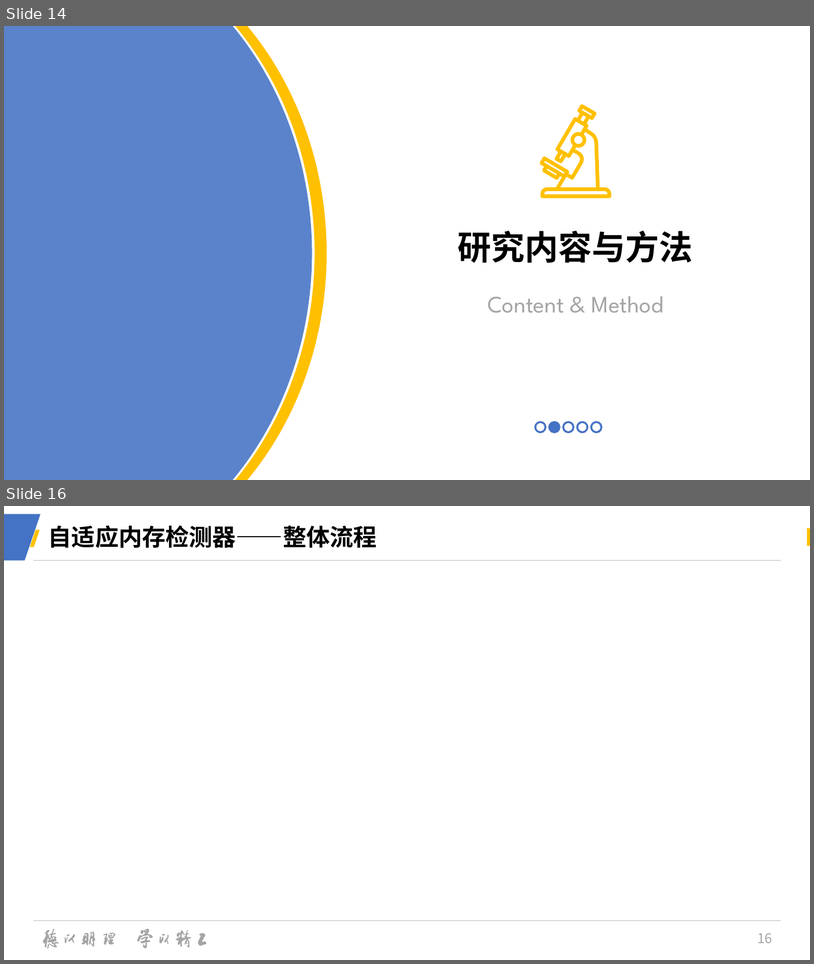
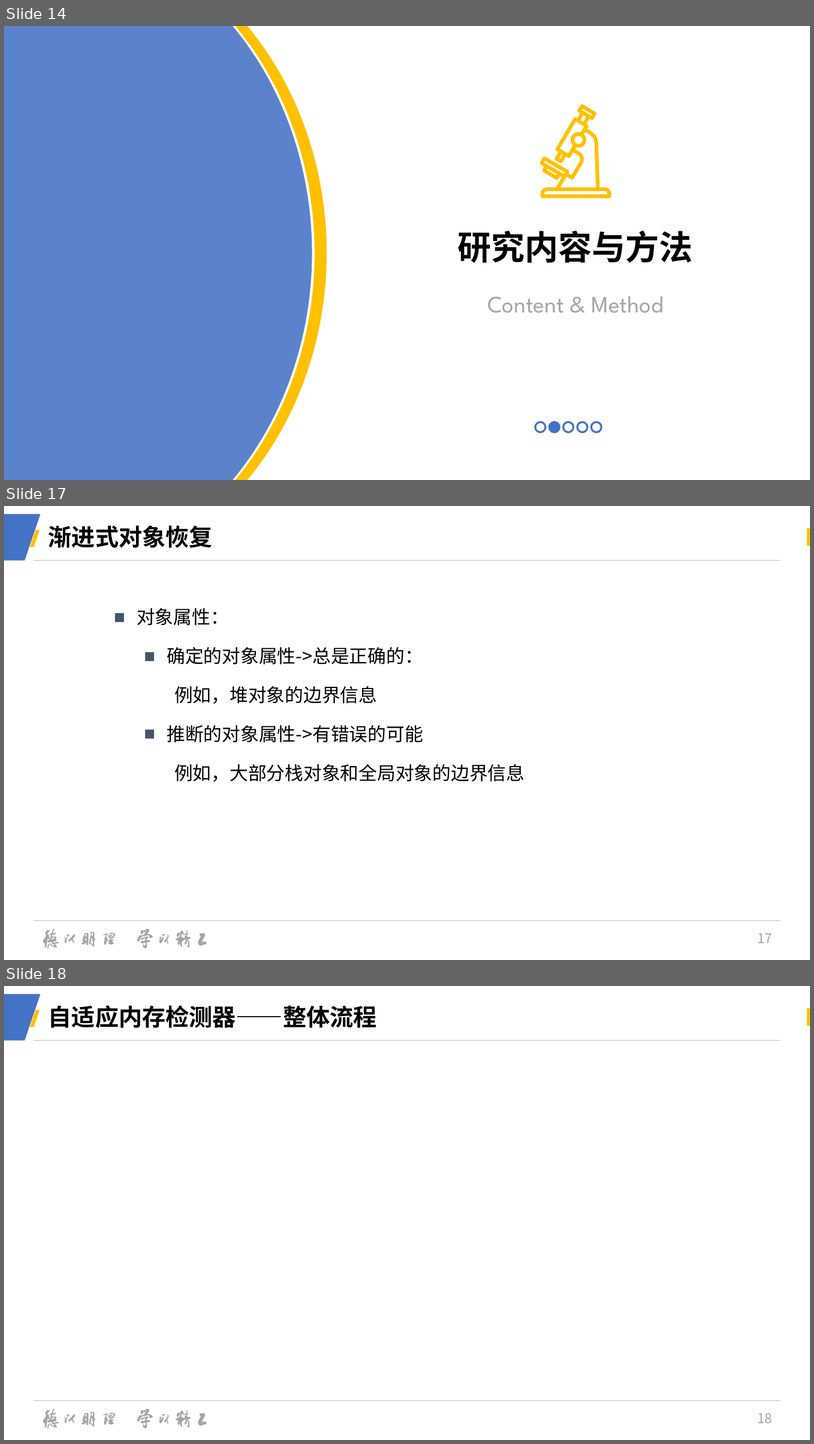
Before and after one commit to CaptainRhett/MTSan, a slide deck: MTSan_ywh.pptx. Shown one above the other, each under a label of ours: slides 14 and 16 before the commit, slides 14, 17 and 18 after it; the slides between them are not shown. The pictures are 814x964 and 814x1444 pixels, drawn with LibreOffice and Linux fonts; fonts in the diff are those of the drawing; background and template pictures are left out. Boxes give left, top, right and bottom in pixels: in the first picture for what was removed or moved away, otherwise in the second. Text is boxed around its words. In the diff, an @@ line names an element or a change of style, - is before the commit and + after.

```diff
--- a/MTSan_ywh.pptx
+++ b/MTSan_ywh.pptx
@@ slide 17 added at [4,506,810,960], background #FFFFFF; not listed: 22 template elements that a slide beside it also shows @@
@@ title added at [48,525,213,548], 28 pt, text #000000, bold @@
+渐进式对象恢复
@@ text added at [137,608,525,781], 22 pt, text #000000 @@
+■ 对象属性：
+  ■ 确定的对象属性->总是正确的：
+    例如，堆对象的边界信息
+  ■ 推断的对象属性->有错误的可能
+    例如，大部分栈对象和全局对象的边界信息
@@ what was slide 16 is now slide 18 @@
@@ page number at [758,1413,773,1423]: text changed @@
-16
+18
```
Also in this commit, not shown: 3 slides changed, 5 other slides added, 2 slides removed, 15 other files.
